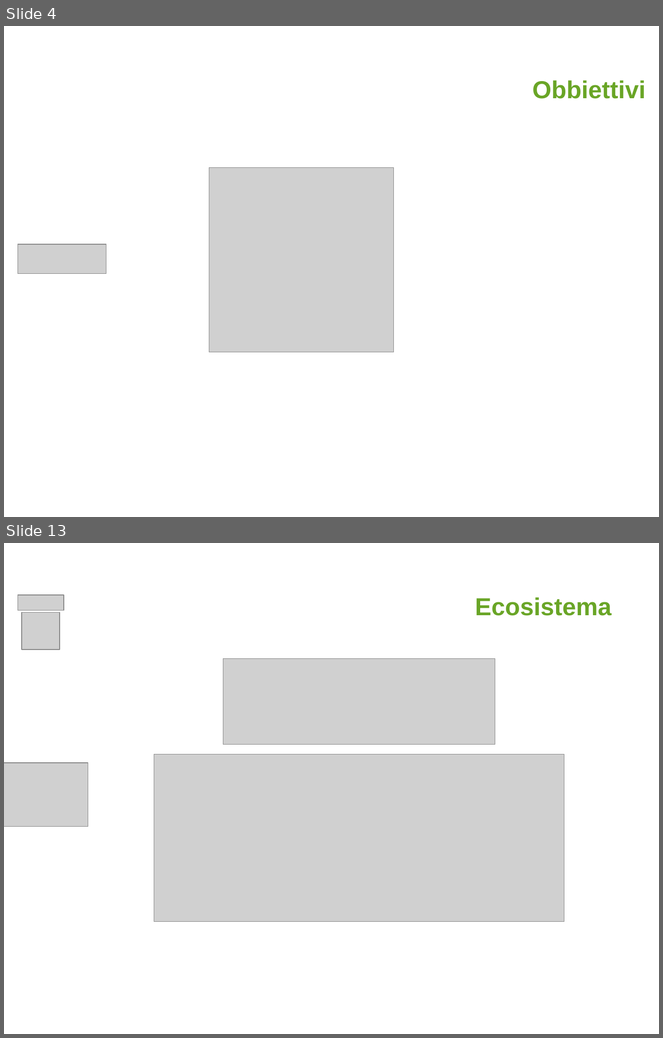
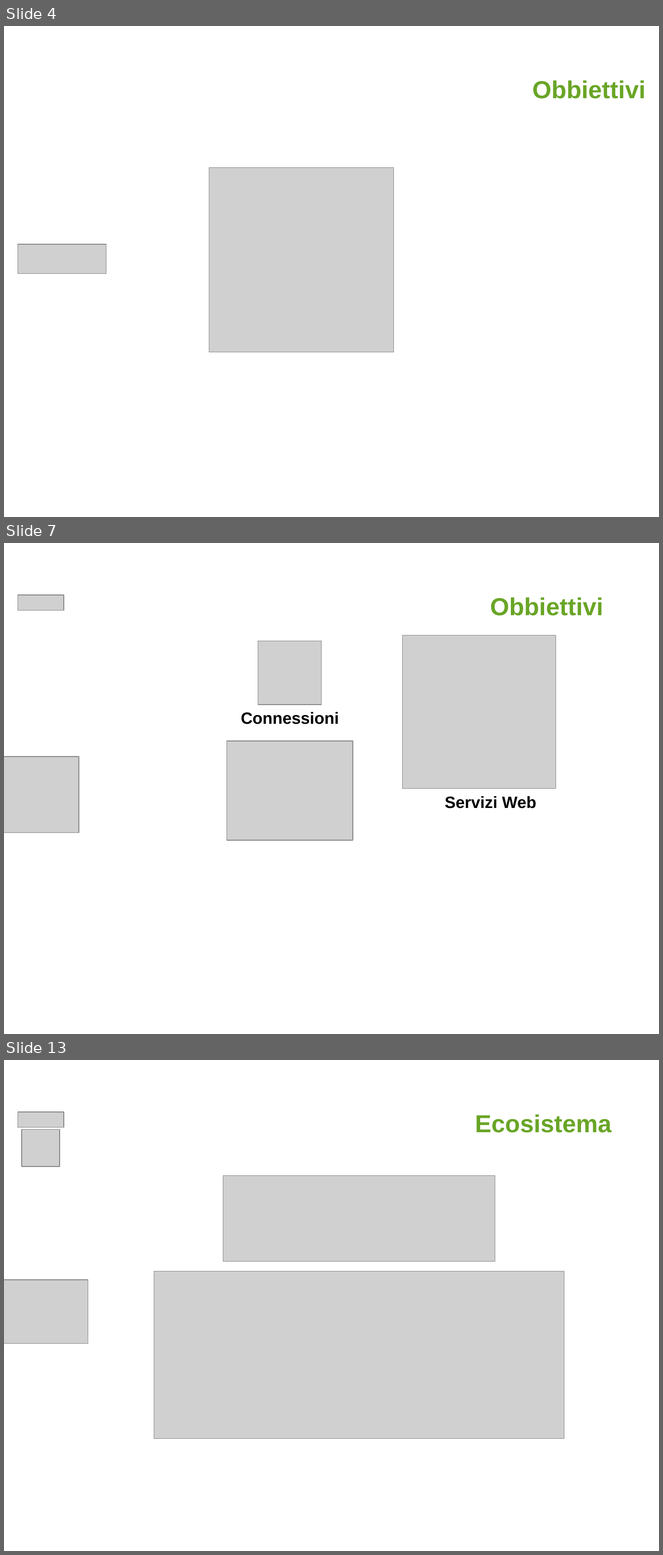
Before and after one commit to AlessioTommasi-supsi/iotProject, a slide deck: docs/tesi/MSE_Master Thesis_Presentation_AlessioTommasi PostIncontro.pptx. Shown one above the other, each under a label of ours: slides 4 and 13 before the commit, slides 4, 7 and 13 after it; the slides between them are not shown. The pictures are 663x1038 and 663x1555 pixels, drawn with LibreOffice and Linux fonts; fonts in the diff are those of the drawing; grey boxes stand for pictures; background and template pictures are left out. Boxes give left, top, right and bottom in pixels: in the first picture for what was removed or moved away, otherwise in the second. Text is boxed around its words. In the diff, an @@ line names an element or a change of style, - is before the commit and + after.

```diff
--- a/docs/tesi/MSE_Master Thesis_Presentation_AlessioTommasi PostIncontro.pptx
+++ b/docs/tesi/MSE_Master Thesis_Presentation_AlessioTommasi PostIncontro.pptx
@@ slide 7 added at (4,543,659,1034), background #FFFFFF @@
@@ picture added at (18,595,64,610) @@
@@ text added at (490,597,604,616), 27 pt, text #69A526, bold @@
+Obbiettivi
@@ picture added at (402,636,556,788) @@
@@ picture added at (258,641,322,705) @@
@@ text added at (241,712,339,724), 18 pt, text #000000, bold @@
+Connessioni
@@ picture added at (227,741,353,840) @@
@@ picture added at (4,757,79,833) @@
@@ text added at (445,796,536,809), 18 pt, text #000000, bold @@
+Servizi Web
```
Also in this commit, not shown: 3 slides changed, 11 other slides added, 10 slides removed, 2 other files.
